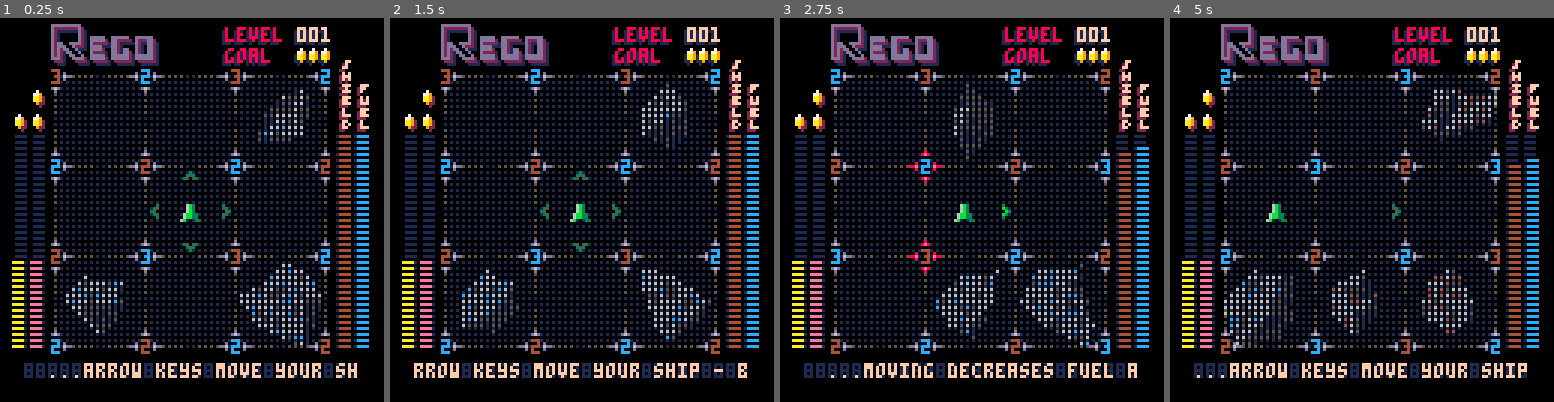
Above: before the commit, frames 1-4 (left to right).
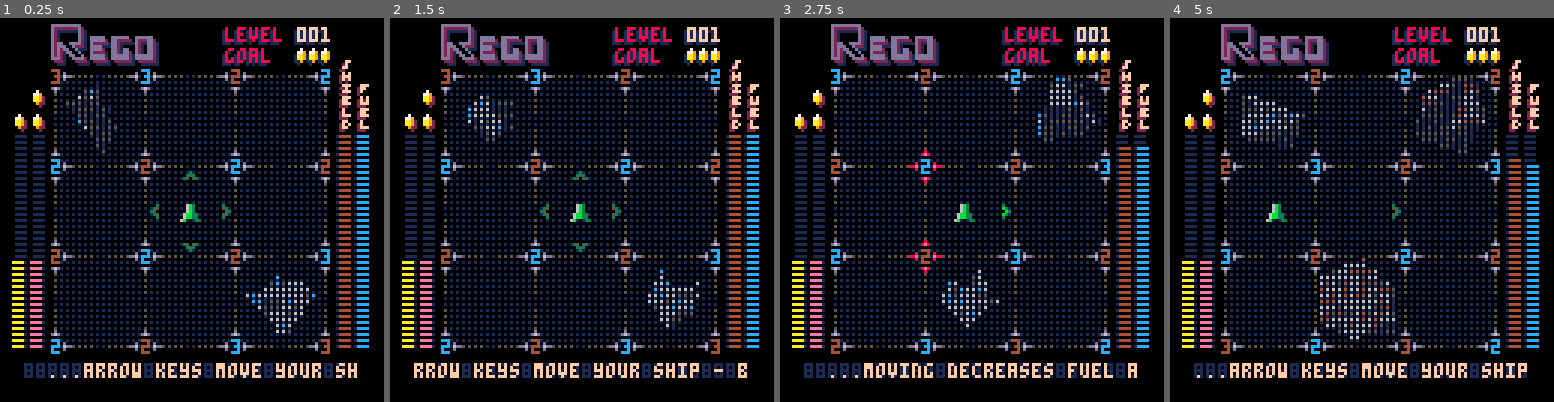
Above: after the commit, the same moments.

Repository: jharlan/regolith_steam
Game: PICO-8 cartridge regolith_steam.p8
Two runs of this game, one before a commit and one after it. Both use one fixed random seed, a clock stepped at 60 frames per second and the inputs below.
Inputs:
- Up to frame 1 (0.25 s): no input
- Up to frame 2 (1.5 s): tap X (X key) at 0.33, 1.07 s; tap O (Z key) at 0.7 s
- Up to frame 3 (2.75 s): hold Right 1.6-2.1 s; tap O (Z key) at 1.7, 2.1, 2.5 s; tap X (X key) at 1.85 s; hold Up 2.15-2.42 s; hold Right from 2.47 s (still down)
- Up to frame 4 (5 s): tap O (Z key) every 0.4 s from 2.9 to 4.9 s; tap X (X key) at 2.97, 4.08 s; release Right at 3.03 s; hold Left 3.08-3.58 s; hold Down 3.63-3.97 s; hold Right 4.02-4.68 s; hold Up from 4.73 s (still down)

The runs differ from the first frame. In frame 1, 1.7% of the frame differs, in the area x 17-86%, y 14-87%; in frame 2, 1.6%; in frame 3, 2.0%; in frame 4, 3.0%, in the area x 13-97%, y 14-87%.

Commit message:
fixed underflow in vert meter and now blinking fuel and shield lights

Diff:
--- a/regolith_steam.p8
+++ b/regolith_steam.p8
@@ -364,21 +364,33 @@
 function decrement_resources(dir)
    if (dir=="e") then -- ship moving west
     -- crossing col 5
-    player[new_beacons[5][5].t]-=new_beacons[5][5].value*2
-    player[new_beacons[5][7].t]-=new_beacons[5][7].value*2
+    player[new_beacons[5][5].t]=safe_dec(
+      player[new_beacons[5][5].t],new_beacons[5][5].value*2)
+    player[new_beacons[5][7].t]=safe_dec(
+      player[new_beacons[5][7].t],new_beacons[5][7].value*2)
   elseif (dir=="w") then -- ship moving east
     -- crossing col 7
-    player[new_beacons[7][5].t]-=new_beacons[7][5].value*2
-    player[new_beacons[7][7].t]-=new_beacons[7][7].value*2
+    player[new_beacons[7][5].t]=safe_dec(
+      player[new_beacons[7][5].t],new_beacons[7][5].value*2)
+    player[new_beacons[7][7].t]=safe_dec(
+      player[new_beacons[7][7].t],new_beacons[7][7].value*2)
   elseif (dir=="s") then -- ship moving north
     -- crossing row 5
-    player[new_beacons[5][5].t]-=new_beacons[5][5].value*2
-    player[new_beacons[7][5].t]-=new_beacons[7][5].value*2
+    player[new_beacons[5][5].t]=safe_dec(
+      player[new_beacons[5][5].t],new_beacons[5][5].value*2)
+    player[new_beacons[7][5].t]=safe_dec(
+      player[new_beacons[7][5].t],new_beacons[7][5].value*2)
   elseif (dir=="n") then -- ship moving south
     -- crossing row 7
-    player[new_beacons[5][7].t]-=new_beacons[5][7].value*2
-    player[new_beacons[7][7].t]-=new_beacons[7][7].value*2
-  end
+    player[new_beacons[5][7].t]=safe_dec(
+      player[new_beacons[5][7].t],new_beacons[5][7].value*2)
+    player[new_beacons[7][7].t]=safe_dec(
+      player[new_beacons[7][7].t],new_beacons[7][7].value*2)
+  end
+end
+
+function safe_dec(prev,dec)
+  return (prev-dec)<0 and 0 or prev-dec
 end
 
 enqueue=add
@@ -827,8 +839,8 @@
 
   player.x=px0--2000   --0
   player.y=py0--3000    --8
-  player.d=72--2 -- dirt
-  player.w=72--72--2 -- water
+  player.d=72--72 -- dirt
+  player.w=72--72 -- water
   player.sensor=(player.lvl==1) and {[10]=30,[14]=30} or {[10]=2,[14]=2}
   player.move_count=0
   player.message_index=1
@@ -1051,8 +1063,6 @@
 end
 
 function draw_upper()
-  --print("8888888888",72,4,1)
-  --print("8888888888",72,10,1)
   print("level",74,4,1)
   print("level",75,3,8)
   print(" 00"..tostr(player.lvl),94,4,1)
@@ -1070,31 +1080,14 @@
 
 function draw_vert_meters()
 
---[[
-  for i=4,20 do
-    spr(13,4,27+i*3)
-    spr(13,10,27+i*3)
-    spr(13,112,27+i*3)
-    spr(13,118,27+i*3)
-  end
-  for i=13,20 do
-    spr(14,10,27+i*3)
-    pal(14,10)
-    spr(14,4,27+i*3)
-    pal(14,4)
-    spr(14,112,27+i*3)
-    pal(14,12)
-    spr(14,118,27+i*3)
-    pal()
-  end
---]]
-
   fillp(0b1111000011110000.1)
 
-  printv("shield",113,15,player.d>16 and 2 or 8)
+  printv("shield",113,15,
+    player.d>16 and 2 or (get_tog(tc.f0,cur_frame,6) and 8 or 2))
   printv("shield",114,14,15)
 
-  printv("fuel",119,23,player.w>16 and 2 or 8)
+  printv("fuel",119,23,
+    player.w>16 and 2 or (get_tog(tc.f0,cur_frame,6) and 8 or 2))
   printv("fuel",120,22,15)
 
   rectfill(112,110-72,115,110,1)
